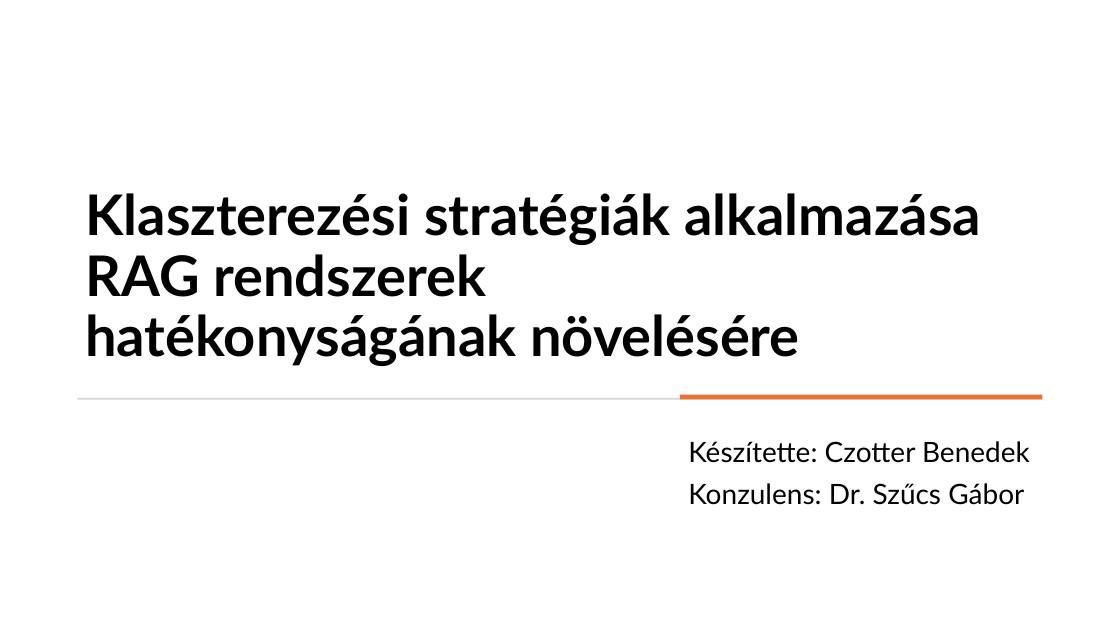
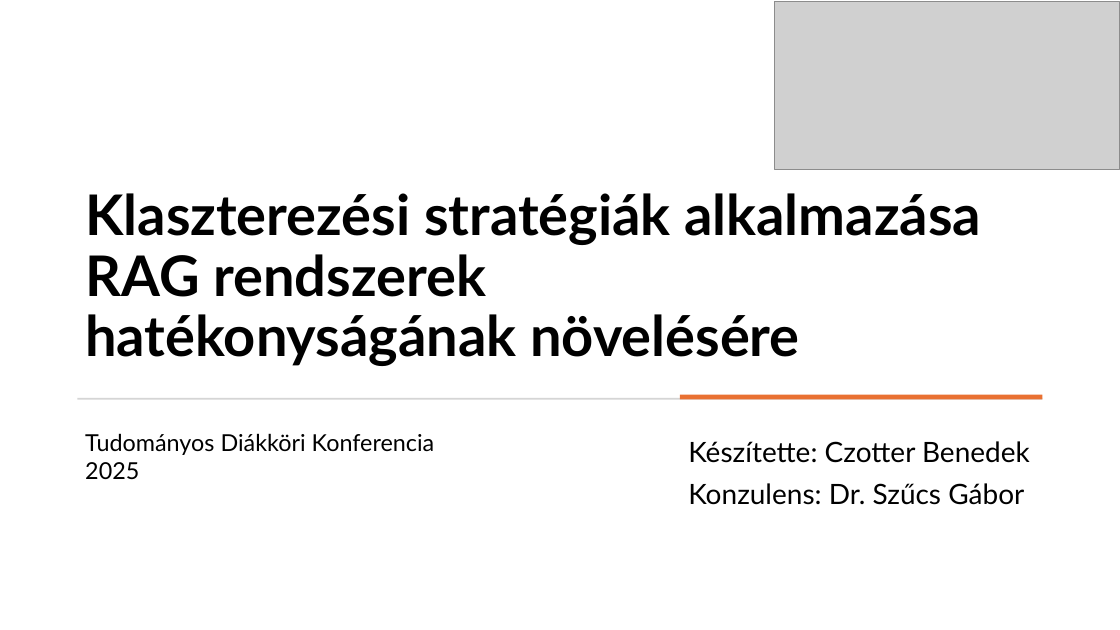
Before and after one commit to czotterbenedek/rag-onlineclustering-optimization, a slide deck: slide 1 of tdk/CzotterBenedek_TDK_javitott.pptx. Drawn at 1120x630 pixels with LibreOffice and Linux fonts; fonts in the diff are those of the drawing; grey boxes stand for pictures. Boxes give left, top, right and bottom in pixels: in the first picture for what was removed or moved away, otherwise in the second. Text is boxed around its words. In the diff, an @@ line names an element or a change of style, - is before the commit and + after.

```diff
--- a/tdk/CzotterBenedek_TDK_javitott.pptx
+++ b/tdk/CzotterBenedek_TDK_javitott.pptx
@@ picture added at (775,2,1120,170) @@
@@ text added at (85,433,435,479), 20 pt, text #000000 @@
+Tudományos Diákköri Konferencia
+2025
```
Also in this commit, not shown: 19 other slides changed.
